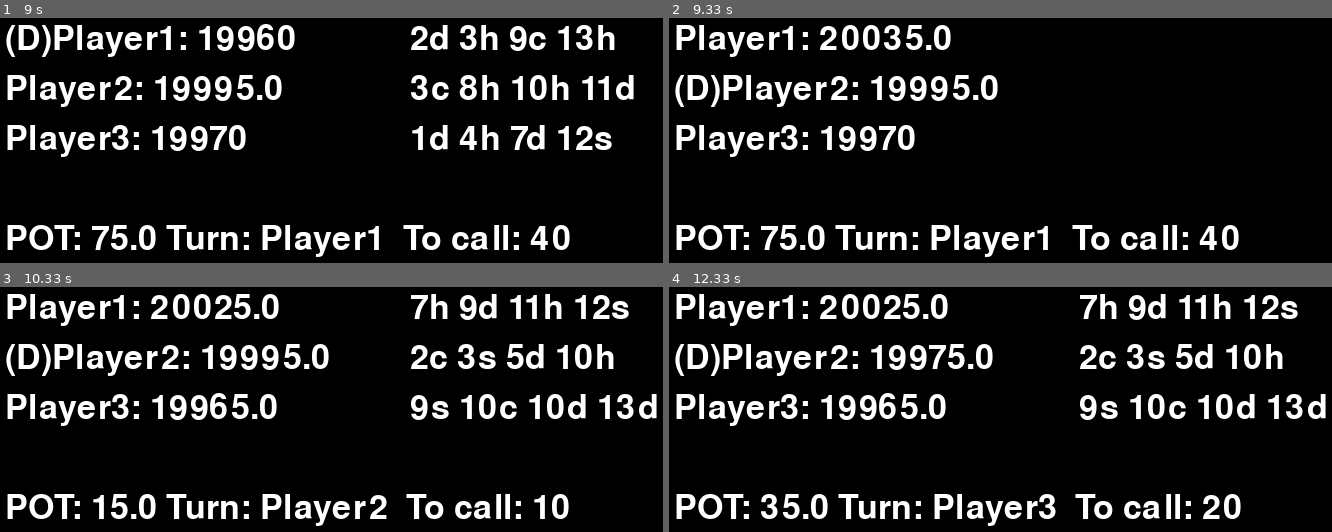
Above: before the commit, frames 1-4 (two rows, left to right).
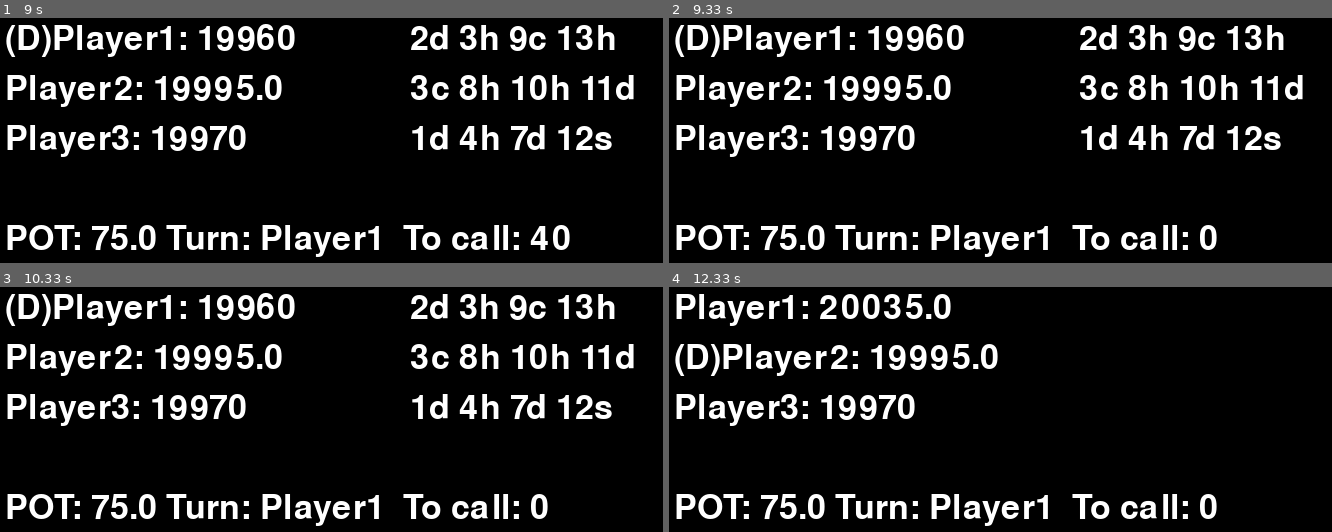
Above: after the commit, the same moments.

Repository: sambergo/badugi
Game: pygame game, started from game/game.py
Two runs of this game, one before a commit and one after it. Both use one fixed random seed, a clock stepped at 60 frames per second and the inputs below.
Inputs:
- Up to frame 1 (9 s): hold Right 2.4-3.03 s; hold Left 3.87-4.63 s; hold Right 4.67-5.55 s; hold Right 6.58-7.6 s; hold Left 7.63-8.7 s; hold Left from 8.73 s (still down)
- Up to frame 2 (9.33 s): keep holding Left
- Up to frame 3 (10.33 s): release Left at 9.83 s
- Up to frame 4 (12.33 s): hold Right 11.02-12.15 s; hold Down from 12.18 s (still down)

Frame 1 is identical in both runs. In frame 2, 9.9% of the frame differs, in the area x 0-96%, y 2-95%; in frame 3, 13%, in the area x 0-100%, y 2-95%; in frame 4, 9.2%.

Commit message:
fix: get next turn

Diff:
--- a/game/dealer.py
+++ b/game/dealer.py
@@ -28,20 +28,14 @@
             self.pot += player.chips_in_front
             player.chips_in_front = 0
 
-    # def award(self, winners, players):
-    #     for winner in winners:
-    #         winner.move_chips(self.pot / len(winners))
-    #     for player in players:
-    #         player.reset()
-
     def shuffle_deck(self):
         shuffle(self.deck)
 
     def get_next_turn_index(self, players, start):
-        end = start + len(players)
-        for i in range(start, end):
-            if not players[i % end].folded:
-                return i
+        pl = len(players)
+        for i in range(start, start + pl):
+            if not players[i % pl].folded:
+                return i % pl
         print("ERROR AT nextturn")
         return 0
 
--- a/game/game.py
+++ b/game/game.py
@@ -51,15 +51,14 @@
                     run = False
                     break
             # Loop
+            only_one_left = (
+                len([player for player in self.players if not player.folded]) == 1
+            )
             if not self.hand_active:
                 print("NEW HAND")
                 self.deal_new_hand()
-            elif self.dealer.all_acted:
-                if (
-                    self.dealer.stage > 2
-                    or len([player for player in self.players if not player.folded])
-                    == 1
-                ):
+            elif self.dealer.all_acted or only_one_left:
+                if self.dealer.stage > 2:
                     self.finish_hand()
                 else:
                     self.next_street()
@@ -154,8 +153,11 @@
                     player.acted,
                     player.folded,
                 )
+        only_one_left = (
+            len([player for player in self.players if not player.folded]) == 1
+        )
         all_player_acted = all([player.acted for player in self.players])
-        if all_player_acted:
+        if all_player_acted or only_one_left:
             print("ALL ACTED")
             self.dealer.all_acted = True
 
